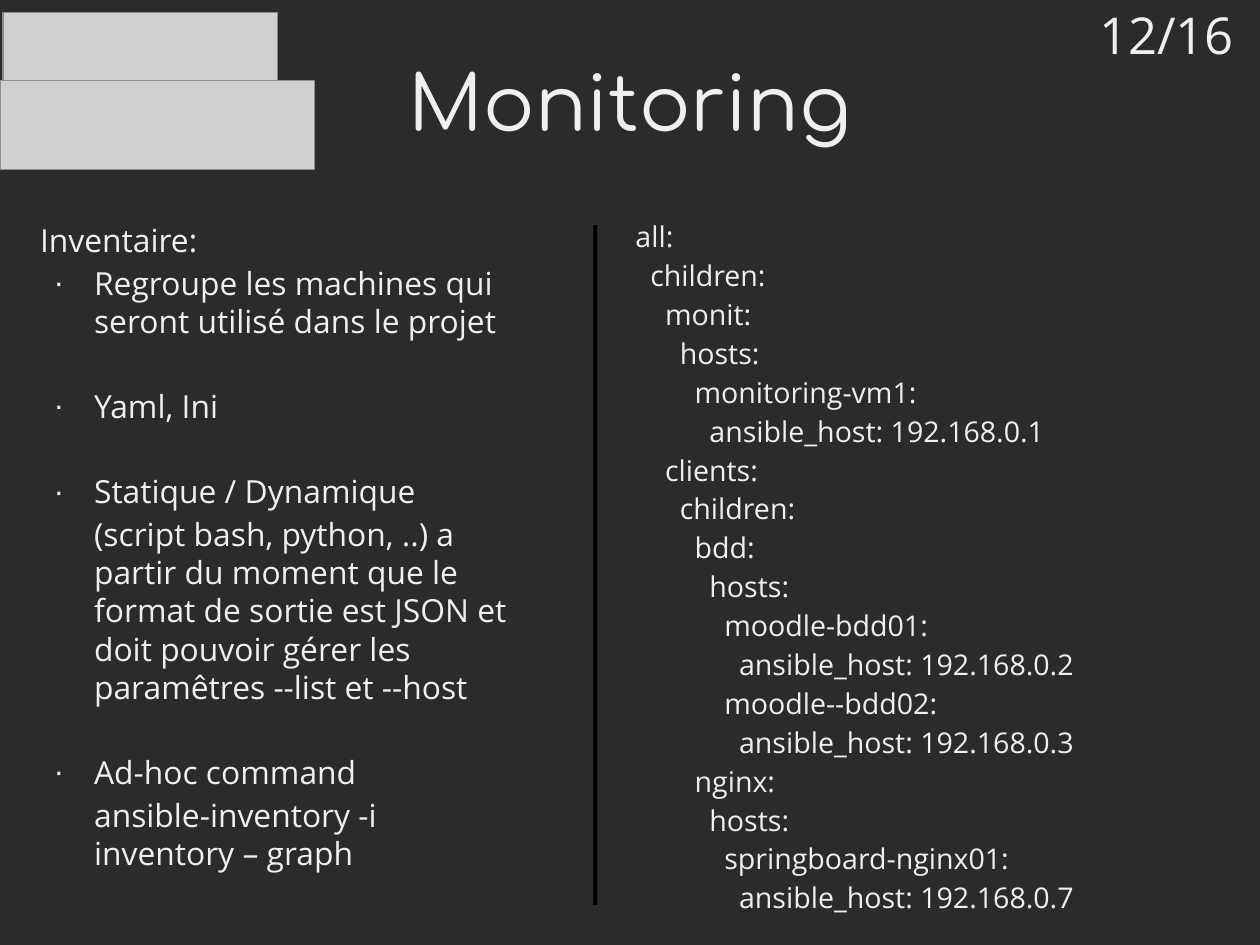
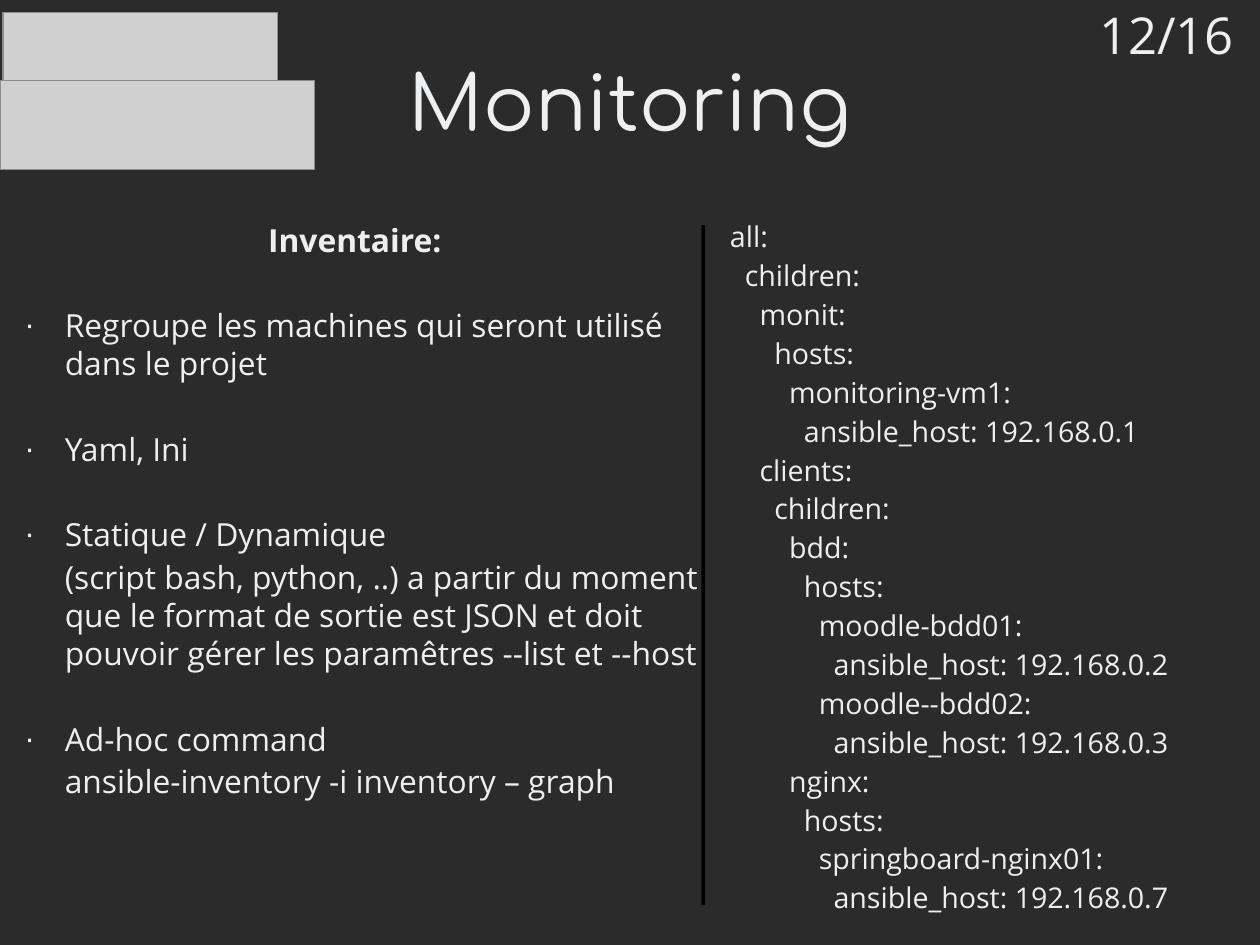
Before and after one commit to mrwormo/rapport_de_stage, a slide deck: slide 12 of files/prez.odp. Drawn at 1260x945 pixels with LibreOffice and Linux fonts; fonts in the diff are those of the drawing; grey boxes stand for pictures; background and template pictures are left out; a plain dark background stands for a picture behind light text. Boxes give left, top, right and bottom in pixels: in the first picture for what was removed or moved away, otherwise in the second. Text is boxed around its words. In the diff, an @@ line names an element or a change of style, - is before the commit and + after.

```diff
--- a/files/prez.odp
+++ b/files/prez.odp
@@ text "Inventaire:": place and size @@
-text "Inventaire:" at box(40, 228, 506, 873)
+text "Inventaire:" at box(65, 228, 698, 801)
@@ text at box(268, 228, 441, 253): bold on in "Inventaire:"; alignment left to centre @@
@@ line moved from (596, 225) - (596, 906) to (703, 225) - (703, 906) @@
@@ text "all:": place and size @@
-text "all:" at box(635, 225, 1073, 913)
+text "all:" at box(730, 225, 1168, 913)
```
Also in this commit, not shown: 3 other slides changed, 2 slides added, 1 other file.
